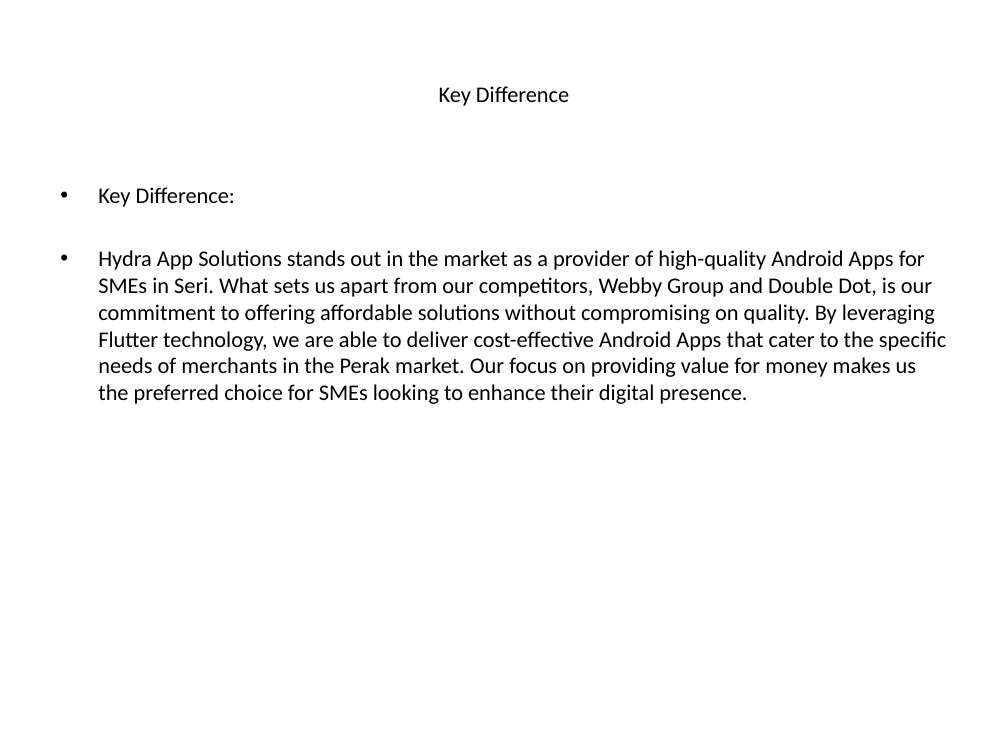
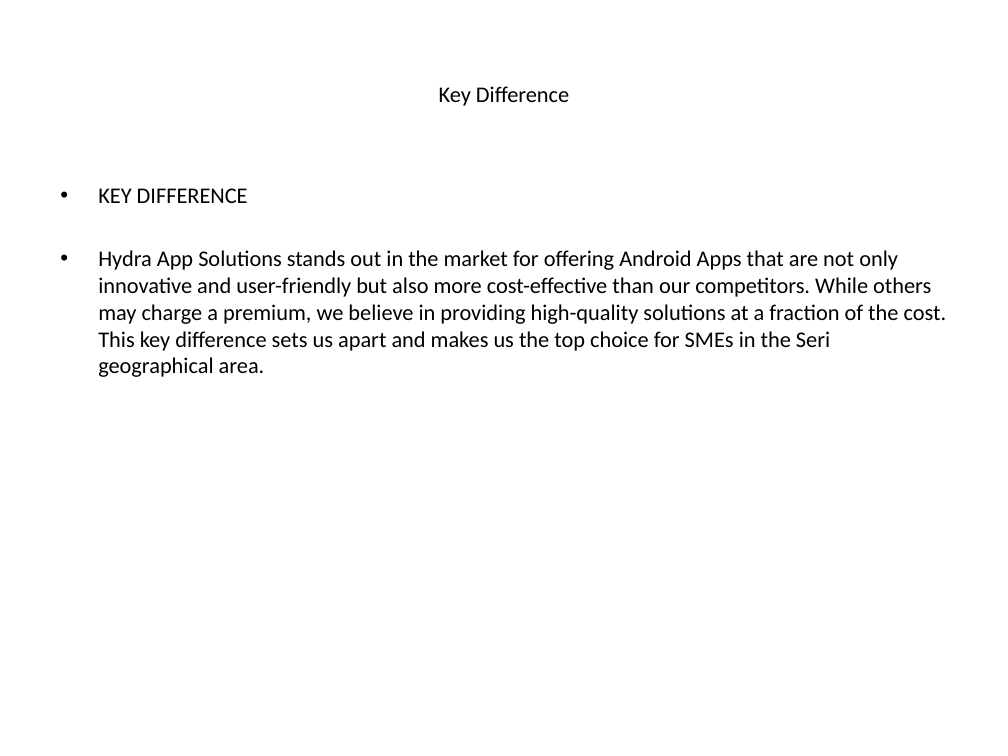
Before and after one commit to luhouyang/cantimagine, a slide deck: slide 5 of generated_ppt/_presentation.pptx. Drawn at 1008x756 pixels with LibreOffice and Linux fonts; fonts in the diff are those of the drawing. Boxes give left, top, right and bottom in pixels: in the first picture for what was removed or moved away, otherwise in the second. Text is boxed around its words. In the diff, an @@ line names an element or a change of style, - is before the commit and + after.

```diff
--- a/generated_ppt/_presentation.pptx
+++ b/generated_ppt/_presentation.pptx
@@ text at [98, 188, 947, 377]: text changed @@
-• Key Difference:
-• Hydra App Solutions stands out in the market as a provider of high-quality Android Apps for SMEs in Seri. What sets us apart from our competitors, Webby Group and Double Dot, is our commitment to offering affordable solutions without compromising on quality. By leveraging Flutter technology, we are able to deliver cost-effective Android Apps that cater to the specific needs of merchants in the Perak market. Our focus on providing value for money makes us the preferred choice for SMEs looking to enhance their digital presence.
+• KEY DIFFERENCE
+• Hydra App Solutions stands out in the market for offering Android Apps that are not only innovative and user-friendly but also more cost-effective than our competitors. While others may charge a premium, we believe in providing high-quality solutions at a fraction of the cost. This key difference sets us apart and makes us the top choice for SMEs in the Seri geographical area.
```
Also in this commit, not shown: 4 other slides changed.
